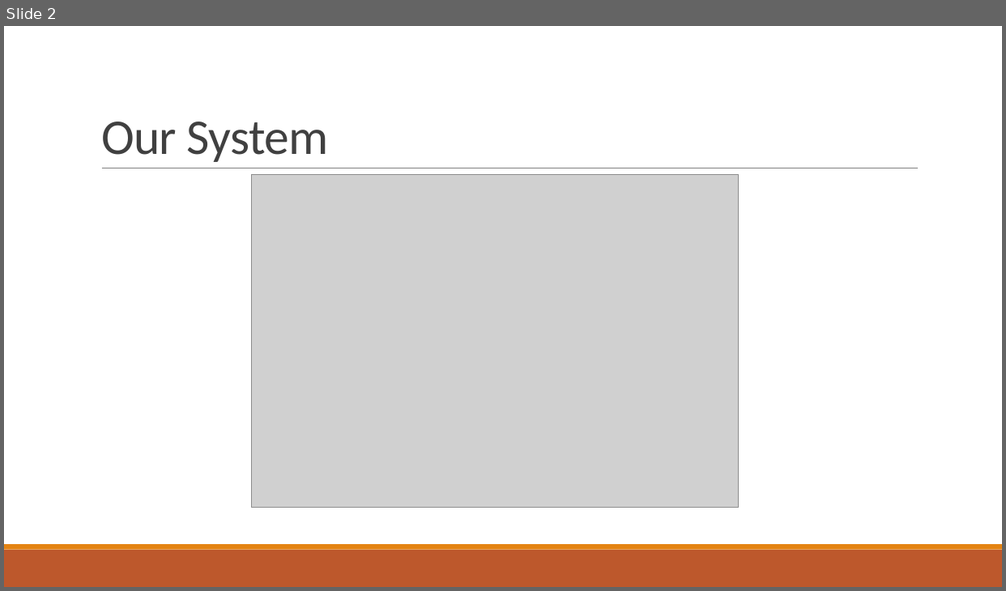
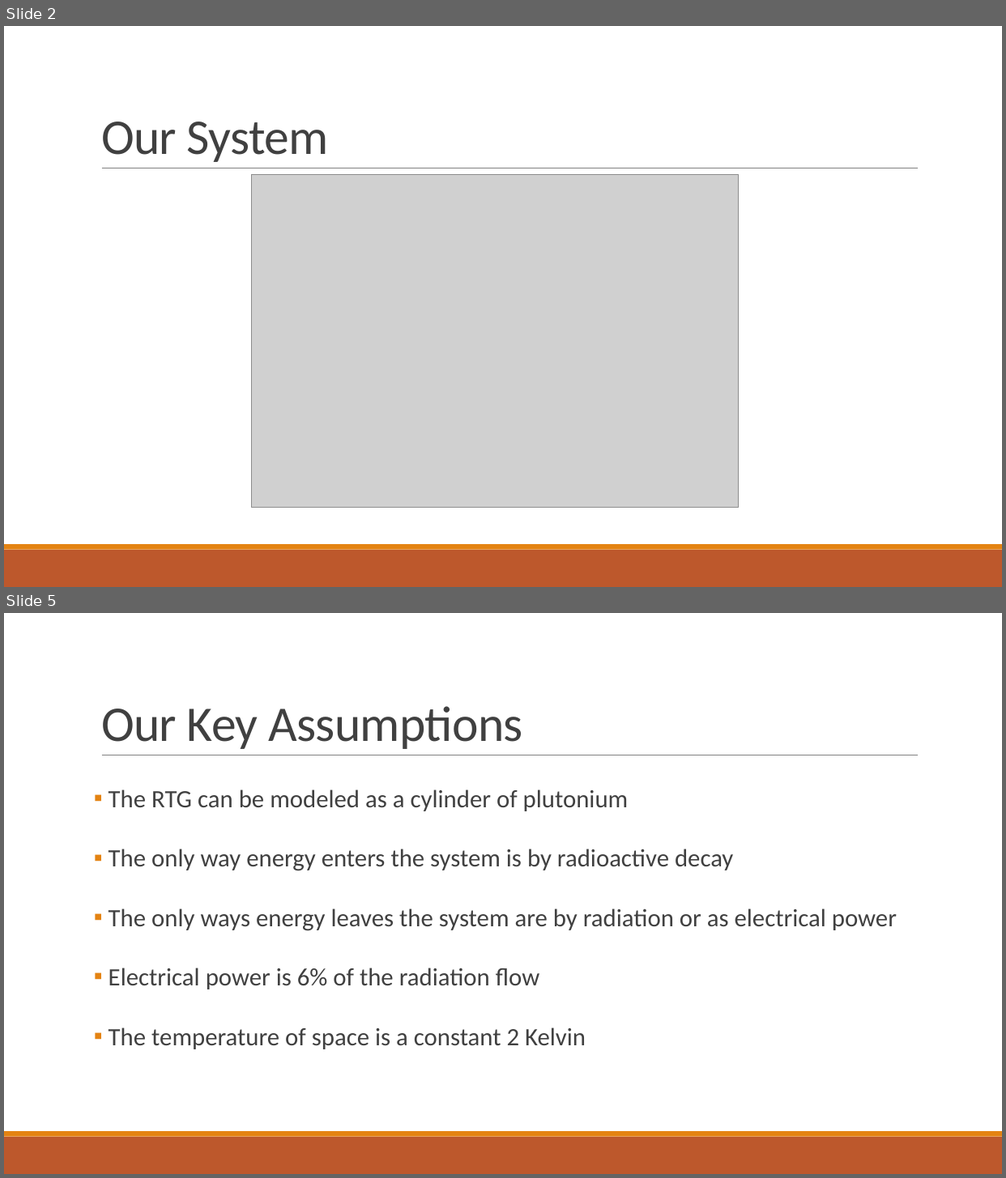
Before and after one commit to aehoppe/RTG, a slide deck: On RTG Design.pptx. Shown one above the other, each under a label of ours: slide 2 before the commit, slides 2 and 5 after it; the slides between them are not shown. The pictures are 1006x591 and 1006x1178 pixels, drawn with LibreOffice and Linux fonts; fonts in the diff are those of the drawing; grey boxes stand for pictures. Boxes give left, top, right and bottom in pixels: in the first picture for what was removed or moved away, otherwise in the second. Text is boxed around its words. In the diff, an @@ line names an element or a change of style, - is before the commit and + after.

```diff
--- a/On RTG Design.pptx
+++ b/On RTG Design.pptx
@@ slide 5 added at (x1=4, y1=613, x2=1002, y2=1174), background #FFFFFF; not listed: 3 template elements that a slide beside it also shows @@
@@ title added at (x1=101, y1=706, x2=523, y2=749), 48 pt, text #404040 @@
+Our Key Assumptions
@@ text added at (x1=108, y1=790, x2=897, y2=1050), 24 pt, text #404040 @@
+▪ The RTG can be modeled as a cylinder of plutonium
+▪ The only way energy enters the system is by radioactive decay
+▪ The only ways energy leaves the system are by radiation or as electrical power
+▪ Electrical power is 6% of the radiation flow
+▪ The temperature of space is a constant 2 Kelvin
```
Also in this commit, not shown: 6 slides changed, 2 other slides added, 2 other files.
